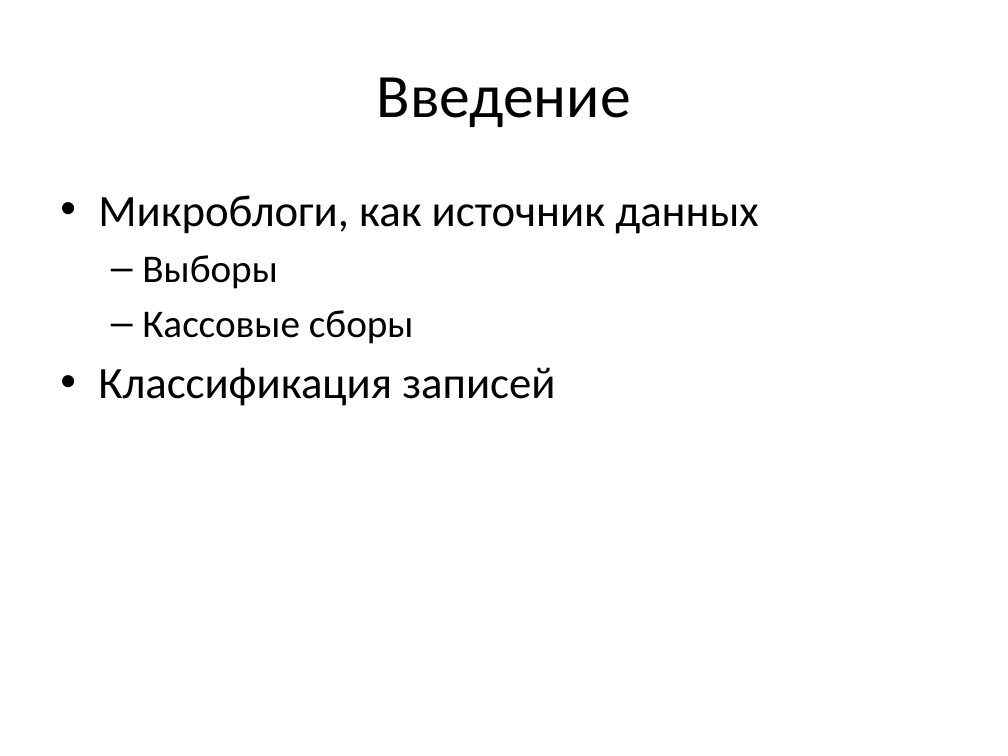
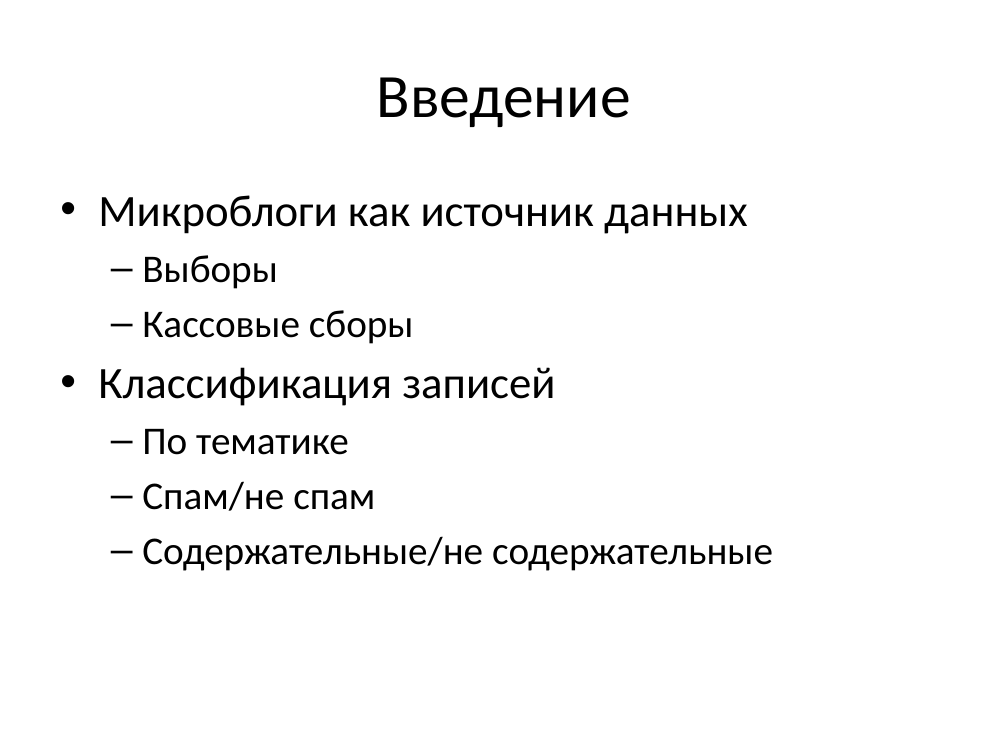
Before and after one commit to ttim/Diploma, a slide deck: slide 2 of docs/diploma.pptx. Drawn at 1008x756 pixels with LibreOffice and Linux fonts; fonts in the diff are those of the drawing. Boxes give left, top, right and bottom in pixels: in the first picture for what was removed or moved away, otherwise in the second. Text is boxed around its words. In the diff, an @@ line names an element or a change of style, - is before the commit and + after.

Commit message:
presentation is updated and text is added

```diff
--- a/docs/diploma.pptx
+++ b/docs/diploma.pptx
@@ text at bbox=[98, 195, 748, 234]: text changed @@
-• Микроблоги, как источник данных
+• Микроблоги как источник данных
@@ text at bbox=[142, 429, 773, 571]: paragraphs added @@
+  – По тематике
+  – Спам/не спам
+  – Содержательные/не содержательные
```
Also in this commit, not shown: 6 other slides changed, 30 other files.
